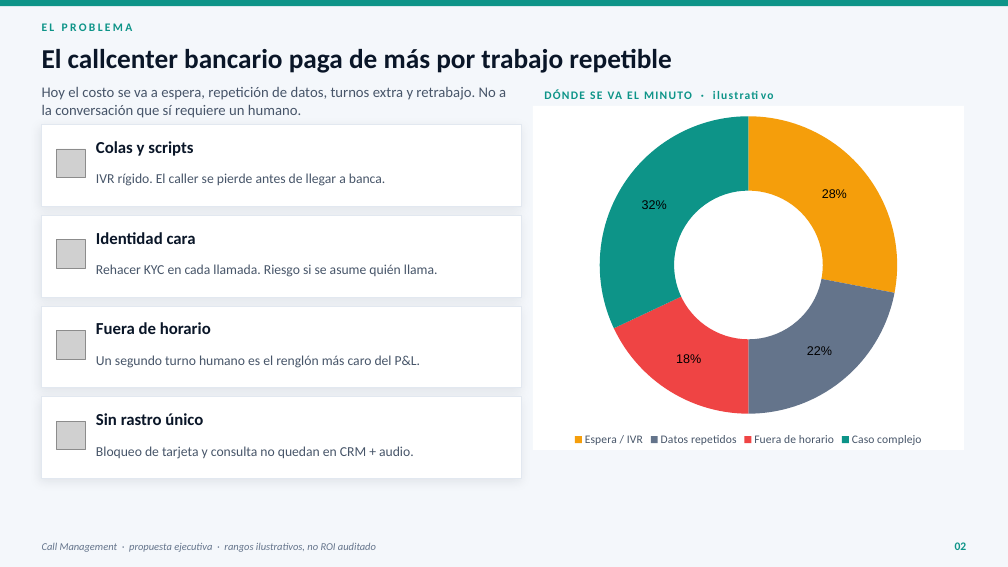
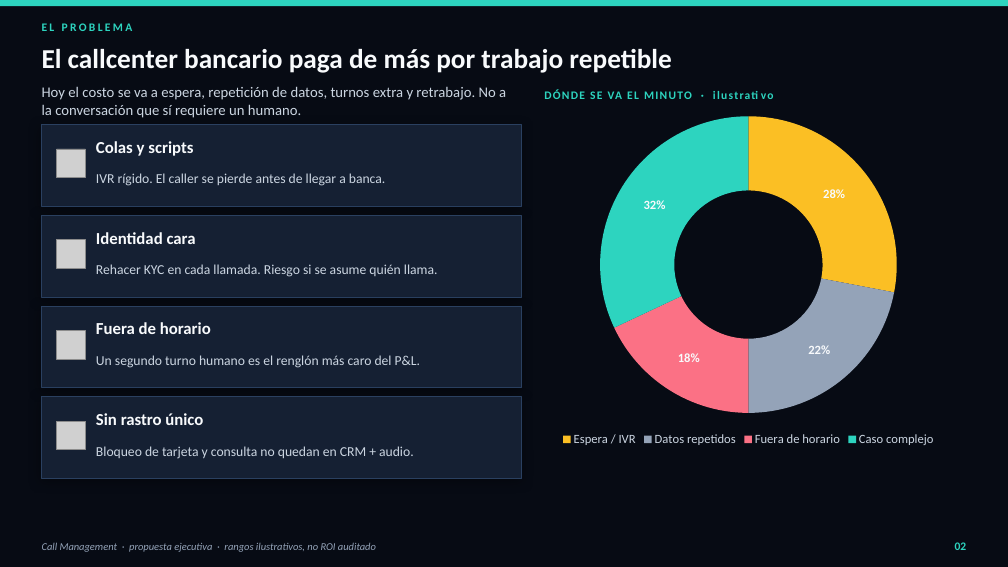
Before and after one commit to Zombie10/CallManagement, a slide deck: slide 2 of docs/Propuesta_Callcenter_Bancario.pptx. Drawn at 1008x567 pixels with LibreOffice and Linux fonts; fonts in the diff are those of the drawing; grey boxes stand for pictures. Boxes give left, top, right and bottom in pixels: in the first picture for what was removed or moved away, otherwise in the second. Text is boxed around its words. In the diff, an @@ line names an element or a change of style, - is before the commit and + after.

Commit message:
docs: dark theme and higher-contrast charts for the banking proposal
All slides use navy surfaces; doughnut and bar charts render on a dark
plot with teal/sky/amber series and light labels instead of a white box.

```diff
--- a/docs/Propuesta_Callcenter_Bancario.pptx
+++ b/docs/Propuesta_Callcenter_Bancario.pptx
@@ background #F4F7FB to #070B14 @@
@@ rectangle at bbox=[0, 0, 1008, 6]: fill #0D9488 to #2DD4BF @@
@@ doughnut chart at bbox=[533, 106, 964, 450] @@
@@ data labels of Series 1 changed @@
@@ colours of single points changed @@
@@ legend changed @@
@@ hole size changed @@
@@ background changed @@
@@ fill #FFFFFF to #152033; outline #E2E8F0 1 pt to #2A4060 1 pt; shadow changed in 4 elements at bbox=[42, 125, 522, 206], bbox=[42, 216, 522, 297], bbox=[42, 306, 522, 388], bbox=[42, 397, 522, 479] @@
@@ text colour #0A1628 to #F8FAFC in 5 elements at bbox=[42, 49, 671, 73], bbox=[96, 141, 193, 156], bbox=[96, 232, 196, 244], bbox=[96, 322, 211, 334], bbox=[96, 413, 203, 425] @@
@@ text colour #475569 to #CBD5E1 in 5 elements at bbox=[42, 86, 506, 118], bbox=[96, 173, 385, 186], bbox=[96, 264, 438, 277], bbox=[96, 355, 420, 368], bbox=[96, 446, 414, 459] @@
@@ text "Call Management · propuesta ejecutiva ..." at bbox=[42, 542, 376, 552]: text colour #64748B to #94A3B8 @@
@@ text colour #0D9488 to #2DD4BF in 3 elements at bbox=[42, 23, 133, 31], bbox=[202, 176, 273, 365], bbox=[955, 542, 967, 550] @@
```
Also in this commit, not shown: 11 other slides changed, 2 other files.
